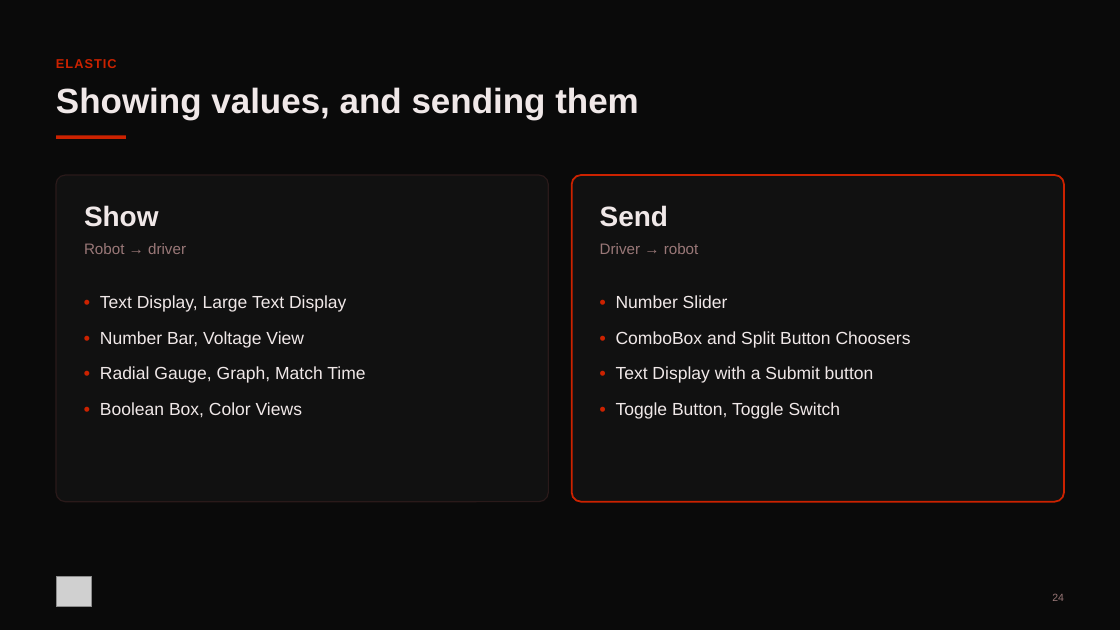
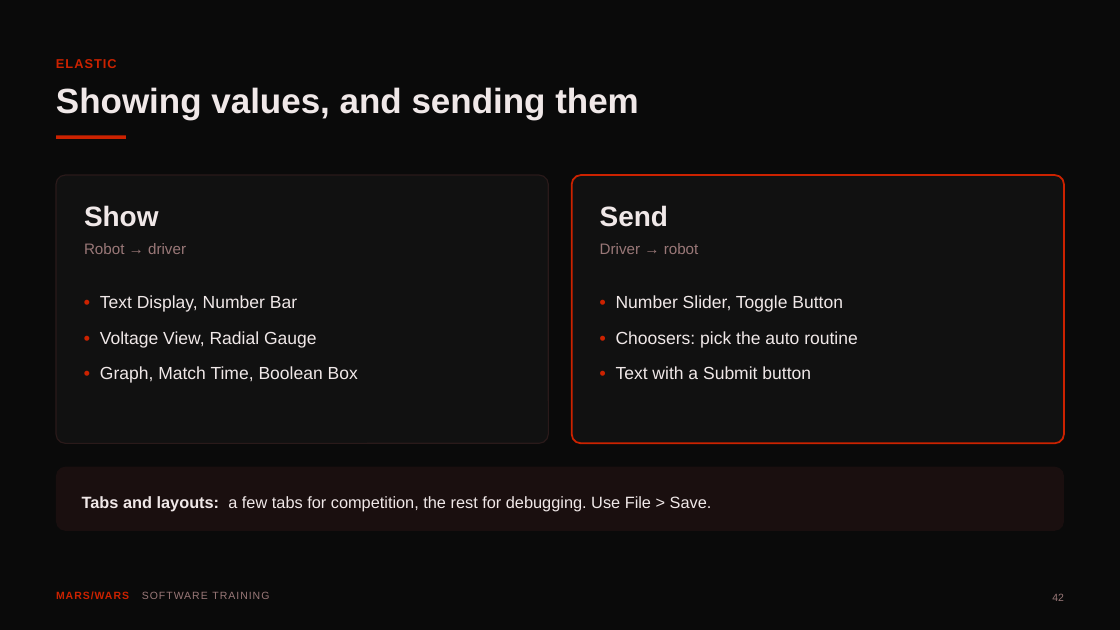
Before and after one commit to FRC-Team-4143/scriptum-lessons, a slide deck: slide 42 of 00-tools.pptx (slide 24 before the commit). Drawn at 1120x630 pixels with LibreOffice and Linux fonts; fonts in the diff are those of the drawing; grey boxes stand for pictures. Boxes give left, top, right and bottom in pixels: in the first picture for what was removed or moved away, otherwise in the second. Text is boxed around its words. In the diff, an @@ line names an element or a change of style, - is before the commit and + after.

```diff
--- a/00-tools.pptx
+++ b/00-tools.pptx
@@ rounded rectangle: place and size @@
-rounded rectangle at (56,175,548,501)
+rounded rectangle at (56,175,548,443)
@@ rounded rectangle at (56,175,548,443): proportions changed @@
@@ rounded rectangle at (572,175,1064,443): proportions changed @@
@@ rounded rectangle: place and size @@
-rounded rectangle at (572,175,1064,501)
+rounded rectangle at (572,175,1064,443)
@@ text at (100,295,297,312): text changed @@
-• Text Display, Large Text Display
+• Text Display, Number Bar
@@ text at (616,295,843,312): text changed @@
-• Number Slider
+• Number Slider, Toggle Button
@@ text at (100,331,317,348): text changed @@
-• Number Bar, Voltage View
+• Voltage View, Radial Gauge
@@ text at (616,331,858,348): text changed @@
-• ComboBox and Split Button Choosers
+• Choosers: pick the auto routine
@@ text at (100,366,358,383): text changed @@
-• Radial Gauge, Graph, Match Time
+• Graph, Match Time, Boolean Box
@@ text at (616,366,811,379): text changed @@
-• Text Display with a Submit button
+• Text with a Submit button
@@ text removed at (100,402,302,417) @@
-• Boolean Box, Color Views
@@ text removed at (616,402,841,419) @@
-• Toggle Button, Toggle Switch
@@ rounded rectangle added at (56,466,1064,531), fill #1A0F0F @@
@@ text added at (82,496,712,511), 21 pt, text #F0E8E8 @@
+Tabs and layouts: a few tabs for competition, the rest for debugging. Use File > Save.
@@ picture removed at (56,576,92,606) @@
@@ text added at (56,591,269,599), 13.5 pt, text #9A7878 @@
+MARS/WARS SOFTWARE TRAINING
@@ text at (1052,594,1064,601): text changed @@
-24
+42
```
Also in this commit, not shown: 8 other slides changed, 48 slides added, 21 slides removed, 3 other files.
